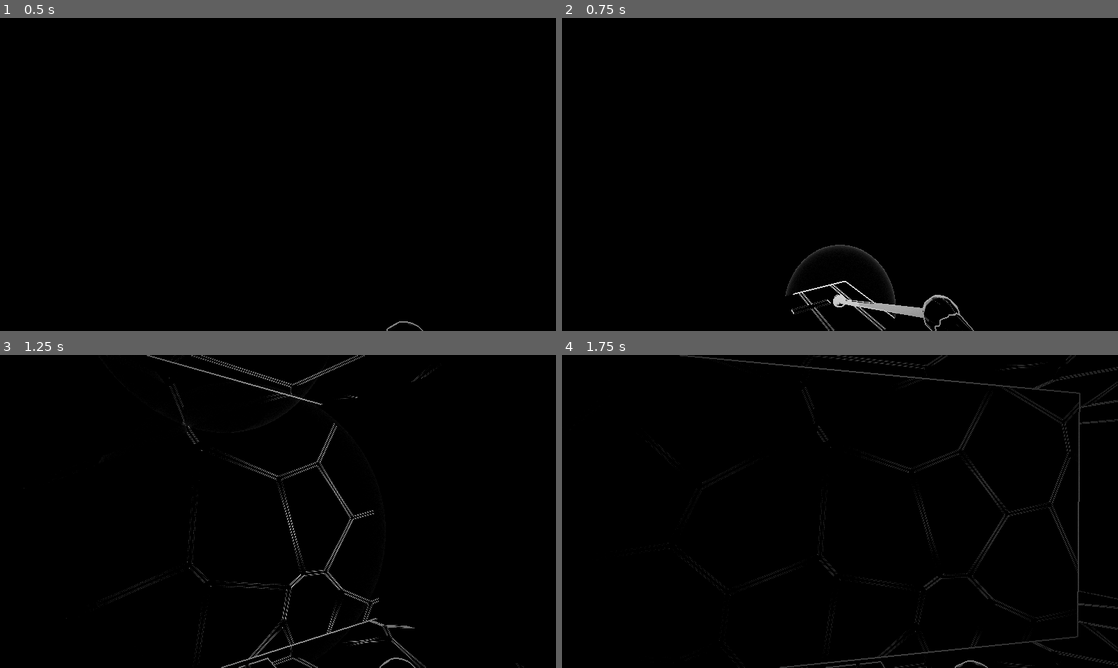
Above: before the commit, frames 1-4 (two rows, left to right).
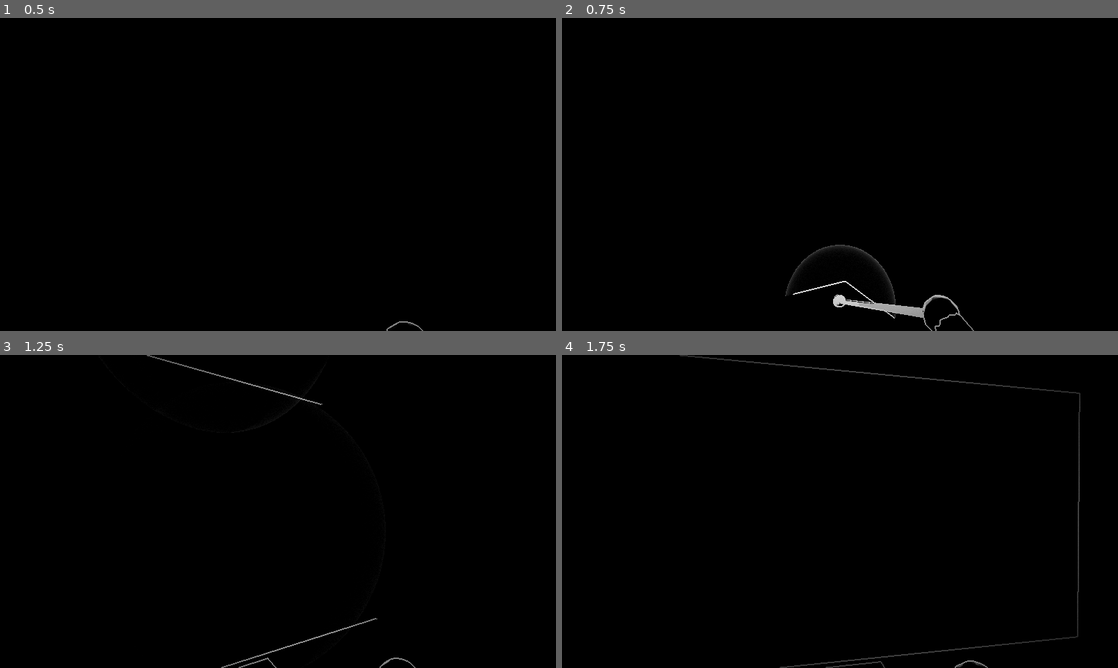
Above: after the commit, the same moments.

Repository: cleveralbatraoz/unseeing
Game: Godot game, scene res://scenes/main.tscn
Two runs of this game, one before a commit and one after it. Both use one fixed random seed, a clock stepped at 60 frames per second and the inputs below.
Inputs (mouse positions are in pixels of both pictures, inside the frame that each line leads up to):
- Up to frame 1 (0.5 s): no input
- Up to frame 2 (0.75 s): tap Enter at 0.5 s; move the mouse to (867, 174) at 0.52 s; hold W (move_forward) from 0.53 s (still down); click (867, 174) at 0.67 s
- Up to frame 3 (1.25 s): keep holding W (move_forward)
- Up to frame 4 (1.75 s): keep holding W (move_forward); move the mouse to (812, 511) at 1.27 s

Frame 1 is identical in both runs. In frame 2, 0.2% of the frame differs, in the area x 41-74%, y 85-100%; in frame 3, 1.3%; in frame 4, 1.4%, in the area x 15-100%, y 0-100%.

Commit message:
Materials retired: the world is pure thin outlines again

Diff:
--- a/game/scripts/main.gd
+++ b/game/scripts/main.gd
@@ -13,13 +13,14 @@
 ## (clock, flicker) that both shader passes consume. Systems never reach
 ## into each other — they meet here.
 
+const DATA_SHADER := preload("res://shaders/data_pass.gdshader")
 const POST_SHADER := preload("res://shaders/hearing_post.gdshader")
 
 var pulses: Pulses
-var cane_mat: ShaderMaterial   # wood, with a standing reveal: the hero knows their grip
-var body_mat: ShaderMaterial   # cloth, revealed only by waves
+var data_mat := ShaderMaterial.new()
+var cane_mat := ShaderMaterial.new()   # standing reveal: the hero knows their grip
+var body_mat := ShaderMaterial.new()   # legs/torso: revealed only by waves
 var post_mat := ShaderMaterial.new()
-var _wave_mats: Array = []     # every material that renders waves
 var player: UnseeingPlayer
 var hero: HeroBody
 
@@ -43,13 +44,13 @@
 	# deterministic flicker for offline frame-comparison runs
 	if not OS.get_environment("UNSEEING_DEMO").is_empty():
 		seed(0x5EED)
+	data_mat.shader = DATA_SHADER
 	post_mat.shader = POST_SHADER
-	Materials.reset()
-	cane_mat = Materials.unique(Materials.Kind.WOOD)
+	for m: ShaderMaterial in [cane_mat, body_mat]:
+		m.shader = DATA_SHADER
 	cane_mat.set_shader_parameter("u_base", 0.85)
-	body_mat = Materials.unique(Materials.Kind.CLOTH)
 	pulses = Pulses.new()
-	MapBuilder.build_world(self)
+	MapBuilder.build_world(self, data_mat)
 	player = UnseeingPlayer.new()
 	player.pulses = pulses
 	add_child(player)
@@ -61,8 +62,6 @@
 	hero.body_mat = body_mat
 	add_child(hero)
 	_setup_post_quad(player.camera)
-	_wave_mats.append_array(Materials.registry())
-	_wave_mats.append(post_mat)
 
 func _process(dt: float) -> void:
 	now += dt
@@ -75,12 +74,12 @@
 		_next_drop = 8.0 + randf() * 10.0
 	if now < _drop_until:
 		_flick *= 0.55
-	for m: ShaderMaterial in _wave_mats:
+	for m: ShaderMaterial in [data_mat, cane_mat, body_mat, post_mat]:
 		m.set_shader_parameter("u_time", now)
 		m.set_shader_parameter("u_flick", _flick)
 	post_mat.set_shader_parameter("u_breath", 1.0 + sin(now * 0.5) * 0.045)
 	post_mat.set_shader_parameter("u_grain_t", fmod(now, 1.0) * 61.7)
-	pulses.apply(now, _wave_mats)
+	pulses.apply(now, [data_mat, cane_mat, body_mat, post_mat])
 	hero.update(now, dt)
 	_demo_tap()
 
--- a/game/scripts/map_builder.gd
+++ b/game/scripts/map_builder.gd
@@ -22,11 +22,11 @@
 	[0.6, 13.0, 4.0, 13.0],
 ]
 
-static func build_world(parent: Node3D) -> void:
+static func build_world(parent: Node3D, mat: Material) -> void:
 	# floor and ceiling as thin slabs; only their inward faces are ever seen
-	_add_box(parent, Materials.Kind.ROCK, Vector3(10, -0.05, 10), Vector3(20, 0.1, 20))
-	_add_box(parent, Materials.Kind.ROCK, Vector3(10, WALL_H + 0.05, 10), Vector3(20, 0.1, 20))
-	_build_furniture(parent)
+	_add_box(parent, mat, Vector3(10, -0.05, 10), Vector3(20, 0.1, 20))
+	_add_box(parent, mat, Vector3(10, WALL_H + 0.05, 10), Vector3(20, 0.1, 20))
+	_build_furniture(parent, mat)
 	for s: Array in SEGS:
 		var horizontal: bool = absf(s[3] - s[1]) < 0.001
 		# the box math trusts axis alignment; a diagonal segment would silently
@@ -40,31 +40,29 @@
 			size = Vector3(absf(s[2] - s[0]) + WALL_T * 2.0, WALL_H, WALL_T * 2.0)
 		else:
 			size = Vector3(WALL_T * 2.0, WALL_H, absf(s[3] - s[1]) + WALL_T * 2.0)
-		_add_box(parent, Materials.Kind.ROCK, Vector3(cx, WALL_H * 0.5, cz), size)
+		_add_box(parent, mat, Vector3(cx, WALL_H * 0.5, cz), size)
 
 ## Furniture near the spawn: waist-height obstacles the border walls can't
 ## teach you about. Waves outline their edges, their bodies carve bites out
 ## of passing wave shells, and the cane's 3D tap ray can strike them directly.
-static func _build_furniture(parent: Node3D) -> void:
+static func _build_furniture(parent: Node3D, mat: Material) -> void:
 	# table ahead-right of spawn: four legs and a top
 	var t := Vector3(4.6, 0, 4.9)
-	_add_box(parent, Materials.Kind.WOOD, t + Vector3(0, 0.72, 0), Vector3(0.9, 0.05, 0.6))
+	_add_box(parent, mat, t + Vector3(0, 0.72, 0), Vector3(0.9, 0.05, 0.6))
 	for lx: float in [-0.4, 0.4]:
 		for lz: float in [-0.24, 0.24]:
-			_add_box(parent, Materials.Kind.WOOD, t + Vector3(lx, 0.35, lz), Vector3(0.05, 0.7, 0.05))
+			_add_box(parent, mat, t + Vector3(lx, 0.35, lz), Vector3(0.05, 0.7, 0.05))
 	# chair beside it, backrest toward the player spawn
 	var c := Vector3(3.9, 0, 5.55)
-	_add_box(parent, Materials.Kind.WOOD, c + Vector3(0, 0.45, 0), Vector3(0.4, 0.05, 0.4))
+	_add_box(parent, mat, c + Vector3(0, 0.45, 0), Vector3(0.4, 0.05, 0.4))
 	for lx: float in [-0.17, 0.17]:
 		for lz: float in [-0.17, 0.17]:
-			_add_box(parent, Materials.Kind.WOOD, c + Vector3(lx, 0.22, lz), Vector3(0.04, 0.45, 0.04))
-	_add_box(parent, Materials.Kind.WOOD, c + Vector3(-0.18, 0.72, 0), Vector3(0.05, 0.5, 0.4))
+			_add_box(parent, mat, c + Vector3(lx, 0.22, lz), Vector3(0.04, 0.45, 0.04))
+	_add_box(parent, mat, c + Vector3(-0.18, 0.72, 0), Vector3(0.05, 0.5, 0.4))
 
 ## One box = a mesh for the data pass + a static collider for the cane rays
-## and player movement. The material KIND is level data; the instance comes
-## from the Materials module.
-static func _add_box(parent: Node3D, kind: Materials.Kind, center: Vector3, size: Vector3) -> void:
-	var mat := Materials.shared(kind)
+## and player movement.
+static func _add_box(parent: Node3D, mat: Material, center: Vector3, size: Vector3) -> void:
 	var body := StaticBody3D.new()
 	body.position = center
 	var mesh := MeshInstance3D.new()
--- a/game/scripts/materials.gd
+++ /dev/null
@@ -1,53 +0,0 @@
-class_name Materials
-extends RefCounted
-## The material concept — a self-contained module, deliberately separated
-## from the map, the hero, and the render wiring.
-##
-## A material is what a surface IS to sound: when an echo sweeps it, the
-## reveal carries a minimal cartoon signature of the surface character —
-## roughness, grain, weave — as a procedural monochrome pattern (defined
-## shader-side in materials.gdshaderinc; this file is the only place that
-## knows which numeric id each kind maps to).
-##
-## Consumers ask for materials by KIND and never touch shader internals:
-##   Materials.shared(Materials.Kind.ROCK)  — cached instance, one per kind,
-##                                            for world geometry
-##   Materials.unique(Materials.Kind.WOOD)  — private instance, for anything
-##                                            needing its own uniforms (the
-##                                            hero's cane carries u_base)
-## Every created material self-registers; main pushes the per-frame wave
-## uniforms to Materials.registry() without knowing what exists.
-##
-## Extension point: per-kind acoustic properties (echo gain, tap sound)
-## belong here when the audio stage lands.
-
-enum Kind { ROCK, WOOD, WOOL, CLOTH, GLASS }
-
-const _DATA_SHADER := preload("res://shaders/data_pass.gdshader")
-
-static var _shared: Dictionary = {}
-static var _registry: Array[ShaderMaterial] = []
-
-## Call once at game start: static state survives scene reloads otherwise.
-static func reset() -> void:
-	_shared.clear()
-	_registry.clear()
-
-static func shared(kind: Kind) -> ShaderMaterial:
-	if not _shared.has(kind):
-		_shared[kind] = _create(kind)
-	return _shared[kind]
-
-static func unique(kind: Kind) -> ShaderMaterial:
-	return _create(kind)
-
-## All live materials, for per-frame uniform application (wave pool, clock).
-static func registry() -> Array[ShaderMaterial]:
-	return _registry
-
-static func _create(kind: Kind) -> ShaderMaterial:
-	var mat := ShaderMaterial.new()
-	mat.shader = _DATA_SHADER
-	mat.set_shader_parameter("u_material", int(kind))
-	_registry.append(mat)
-	return mat
--- a/game/shaders/data_pass.gdshader
+++ b/game/shaders/data_pass.gdshader
@@ -10,10 +10,8 @@
 // WebGL2/Compatibility, and the web build is a first-class target.
 
 #include "res://shaders/pulse_pool.gdshaderinc"
-#include "res://shaders/materials.gdshaderinc"
 
-uniform float u_base = 0.0;     // standing reveal; >0 only for the hero's cane
-uniform int u_material = 0;     // Materials.Kind — chooses the reveal signature
+uniform float u_base = 0.0;   // standing reveal; >0 only for the hero's cane
 
 varying vec3 v_world;
 varying vec3 v_nworld;
@@ -53,11 +51,5 @@
 	// normal id: distinct levels for the six axis directions, continuous for
 	// curved surfaces — one channel is enough for crease detection
 	float nid = 0.5 + v_nworld.x * 0.30 + v_nworld.y * 0.17 + v_nworld.z * 0.09;
-	// the material is the object's CONSTRUCTION: boundaries between its
-	// pieces (stones, planks, panes) are engraved into the distance channel,
-	// so the hearing pass's edge detector outlines each piece in the same
-	// thin stroke as everything else — fills stay fully transparent
-	float piece_border = material_pattern(v_world, v_nworld, u_material);
-	ALBEDO = vec3(clamp(reveal, 0.0, 1.0), nid,
-			clamp(vd / DIST_PACK_RANGE + 0.028 * piece_border, 0.0, 1.0));
+	ALBEDO = vec3(clamp(reveal, 0.0, 1.0), nid, clamp(vd / DIST_PACK_RANGE, 0.0, 1.0));
 }
--- a/game/shaders/hearing_post.gdshader
+++ b/game/shaders/hearing_post.gdshader
@@ -59,8 +59,6 @@
 	float nrm = abs(c_l.g - c_r.g) + abs(c_u.g - c_d.g);
 	float edge = max(smoothstep(0.012, 0.03, lap), smoothstep(0.04, 0.08, nrm));
 	float reveal = max(c_c.r, max(max(c_l.r, c_r.r), max(c_u.r, c_d.r)));
-	// fills are fully transparent: material glyphs arrive through the
-	// distance channel and are drawn by the edge detection above
 	vec3 col = vec3(edge * reveal);
 
 	// the waves themselves: rings in the air, cut where the world stands
--- a/game/tests/run_tests.gd
+++ b/game/tests/run_tests.gd
@@ -15,7 +15,6 @@
 	_test_live_count_is_highest_slot()
 	_test_null_space_schedules_no_echoes()
 	_test_map_segments_axis_aligned()
-	_test_materials_module()
 	print("tests: %d passed, %d failed" % [_passes, _fails])
 	quit(1 if _fails > 0 else 0)
 
@@ -80,23 +79,6 @@
 	check(p.live_count(0.1) == 1, "null space: primary emitted")
 	check(p._echoes.size() == 0, "null space: no echoes scheduled")
 
-## Materials are a separate concept: cached shared instances per kind,
-## private instances on demand, and a registry main can drive blindly.
-func _test_materials_module() -> void:
-	Materials.reset()
-	var rock1 := Materials.shared(Materials.Kind.ROCK)
-	var rock2 := Materials.shared(Materials.Kind.ROCK)
-	var wood := Materials.shared(Materials.Kind.WOOD)
-	var solo := Materials.unique(Materials.Kind.WOOD)
-	check(rock1 == rock2, "materials: shared instances cached per kind")
-	check(rock1 != wood, "materials: kinds are distinct materials")
-	check(solo != wood, "materials: unique() returns a private instance")
-	check(int(rock1.get_shader_parameter("u_material")) == int(Materials.Kind.ROCK),
-			"materials: kind id reaches the shader")
-	check(Materials.registry().size() == 3, "materials: registry tracks all created")
-	Materials.reset()
-	check(Materials.registry().size() == 0, "materials: reset clears static state")
-
 ## The map builder's box math trusts axis alignment.
 func _test_map_segments_axis_aligned() -> void:
 	var ok := true
Not shown, removed: game/scripts/materials.gd.uid
Not shown, removed: game/shaders/materials.gdshaderinc
Not shown, removed: game/shaders/materials.gdshaderinc.uid
Not shown, changed: game/README.md
